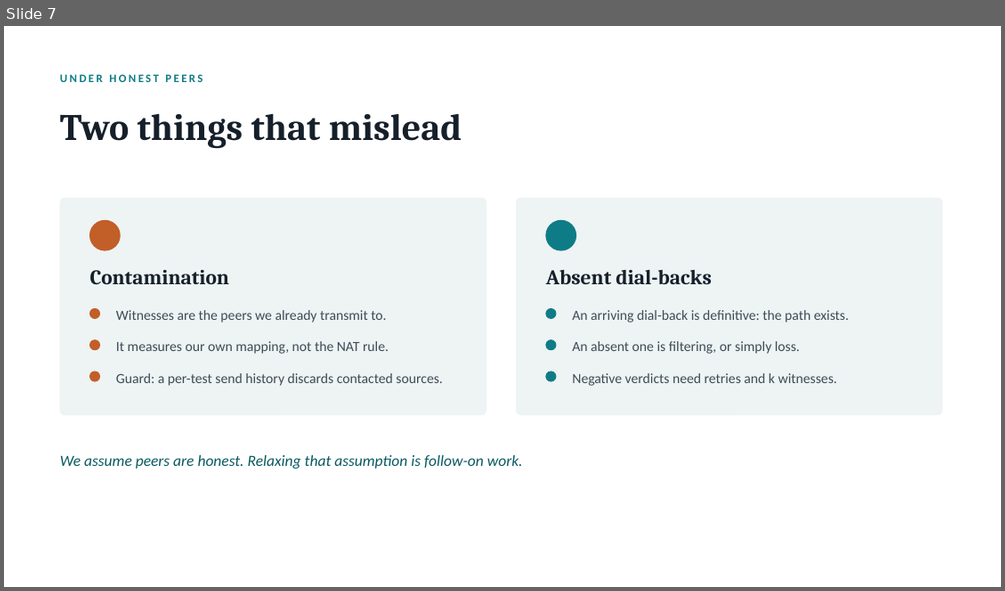
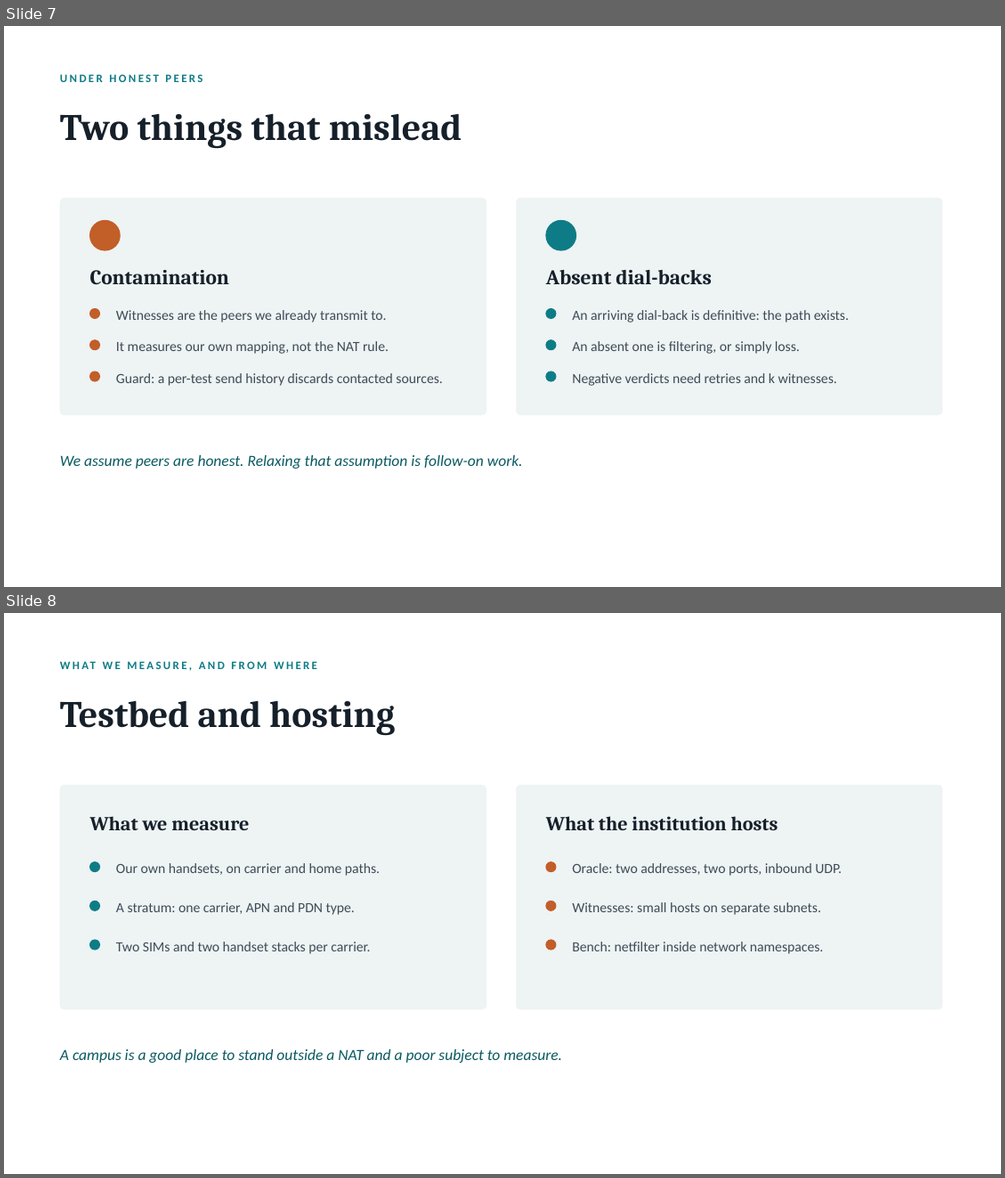
Before and after one commit to danbachar/grassroots-networking, a slide deck: docs/student-projects/grassroots-nat-project.pptx. Shown one above the other, each under a label of ours: slide 7 before the commit, slides 7 and 8 after it. The pictures are 1005x591 and 1005x1178 pixels, drawn with LibreOffice and Linux fonts; fonts in the diff are those of the drawing. Boxes give left, top, right and bottom in pixels: in the first picture for what was removed or moved away, otherwise in the second. Text is boxed around its words. In the diff, an @@ line names an element or a change of style, - is before the commit and + after.

```diff
--- a/docs/student-projects/grassroots-nat-project.pptx
+++ b/docs/student-projects/grassroots-nat-project.pptx
@@ slide 8 added at [4, 613, 1001, 1174], background #FFFFFF @@
@@ text added at [60, 654, 942, 676], 11 pt, text #0E7C86, bold @@
+WHAT WE MEASURE, AND FROM WHERE
@@ text added at [60, 700, 395, 736], 36 pt, text #16202A, bold @@
+Testbed and hosting
@@ rounded rectangle added at [60, 785, 486, 1009], fill #EEF3F4, outline #EEF3F4 0.5 pt @@
@@ rounded rectangle added at [517, 785, 942, 1009], fill #EEF3F4, outline #EEF3F4 0.5 pt @@
@@ text added at [90, 816, 249, 830], 19 pt, text #16202A, bold @@
+What we measure
@@ text added at [546, 816, 778, 830], 19 pt, text #16202A, bold @@
+What the institution hosts
@@ ellipse added at [90, 862, 100, 872], fill #0E7C86, outline #0E7C86 1 pt @@
@@ text added at [116, 863, 380, 876], 13.5 pt, text #3E4C57 @@
+Our own handsets, on carrier and home paths.
@@ ellipse added at [546, 862, 556, 872], fill #C25E28, outline #C25E28 1 pt @@
@@ text added at [572, 863, 841, 876], 13.5 pt, text #3E4C57 @@
+Oracle: two addresses, two ports, inbound UDP.
@@ ellipse added at [90, 900, 100, 910], fill #0E7C86, outline #0E7C86 1 pt @@
@@ text added at [116, 902, 355, 915], 13.5 pt, text #3E4C57 @@
+A stratum: one carrier, APN and PDN type.
@@ ellipse added at [546, 900, 556, 910], fill #C25E28, outline #C25E28 1 pt @@
@@ text added at [572, 902, 821, 915], 13.5 pt, text #3E4C57 @@
+Witnesses: small hosts on separate subnets.
@@ ellipse added at [90, 940, 100, 949], fill #0E7C86, outline #0E7C86 1 pt @@
@@ text added at [116, 941, 370, 954], 13.5 pt, text #3E4C57 @@
+Two SIMs and two handset stacks per carrier.
@@ ellipse added at [546, 940, 556, 949], fill #C25E28, outline #C25E28 1 pt @@
@@ text added at [572, 941, 823, 954], 13.5 pt, text #3E4C57 @@
+Bench: netfilter inside network namespaces.
@@ text added at [60, 1049, 562, 1062], 15 pt, text #0A5A62, italic @@
+A campus is a good place to stand outside a NAT and a poor subject to measure.
```
Also in this commit, not shown: 2 slides changed, 2 slides removed, 1 other file.
